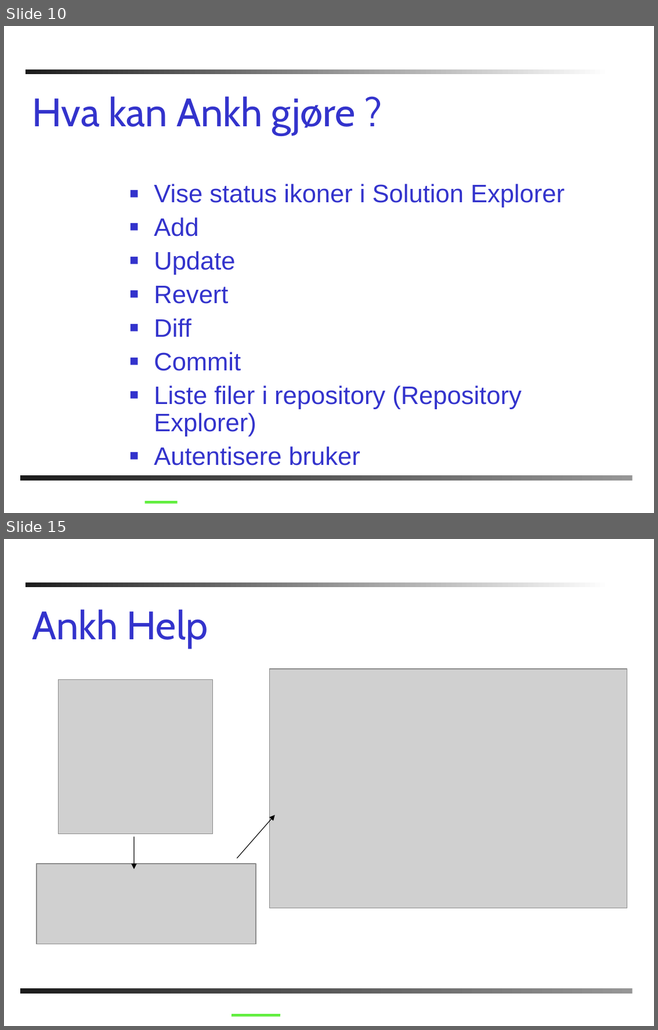
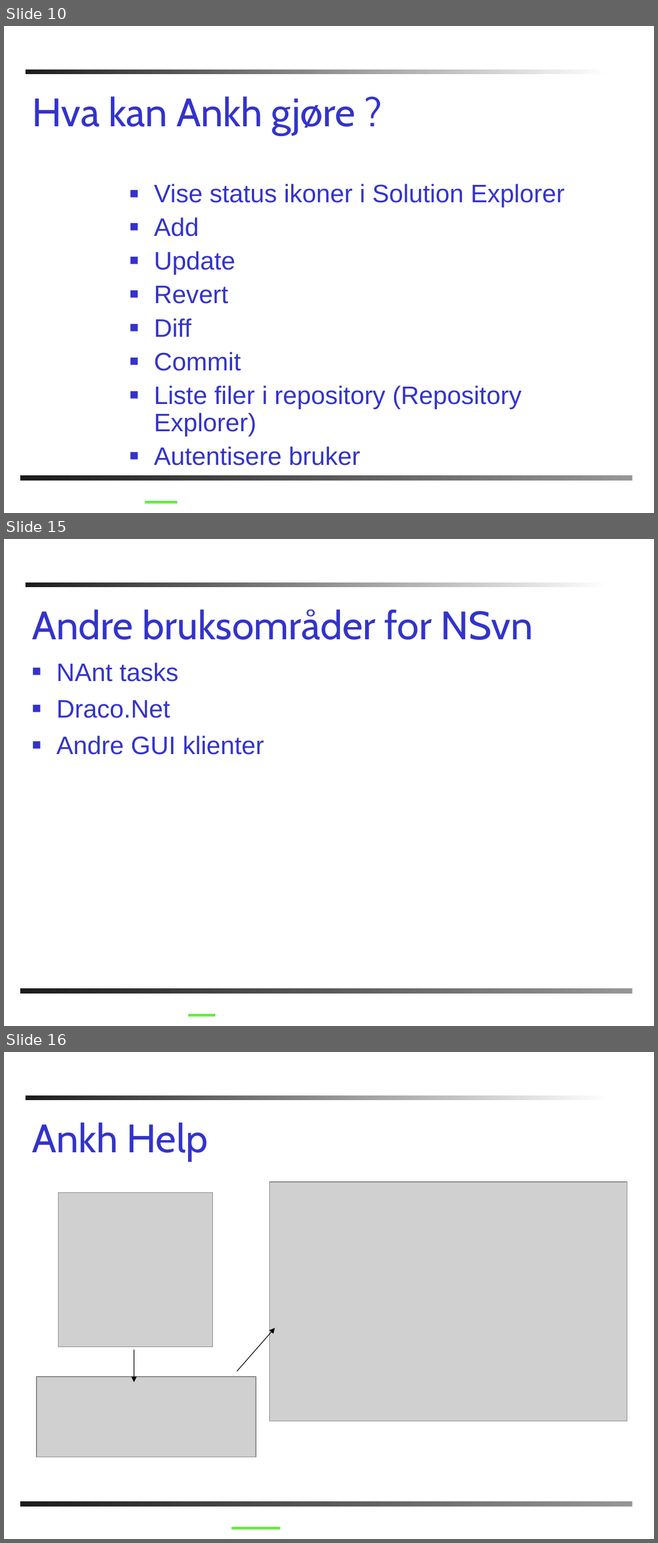
Before and after one commit to chucker/AnkhSVN, a slide deck: doc/powerpoint/Subversion_addin_for_VS.NET.ppt. Shown one above the other, each under a label of ours: slides 10 and 15 before the commit, slides 10, 15 and 16 after it; the slides between them are not shown. The pictures are 658x1030 and 658x1543 pixels, drawn with LibreOffice and Linux fonts; fonts in the diff are those of the drawing; grey boxes stand for pictures; background and template pictures are left out. Boxes give left, top, right and bottom in pixels: in the first picture for what was removed or moved away, otherwise in the second. Text is boxed around its words. In the diff, an @@ line names an element or a change of style, - is before the commit and + after.

```diff
--- a/doc/powerpoint/Subversion_addin_for_VS.NET.ppt
+++ b/doc/powerpoint/Subversion_addin_for_VS.NET.ppt
@@ slide 15 added at [4,539,654,1026], background #FFFFFF; not listed: 2 template elements that a slide beside it also shows @@
@@ title added at [32,609,532,640], 44 pt, text #3333CC @@
+Andre bruksområder for NSvn
@@ text added at [56,663,264,755], 28 pt, text #3333CC @@
+■ NAnt tasks
+■ Draco.Net
+■ Andre GUI klienter
@@ line added from (188, 1015) to (215, 1015), #60EE3E 3 pt @@
@@ what was slide 15 is now slide 16 @@
```
Also in this commit, not shown: 16 slides changed, 1 other slide added, 2 slides removed.
